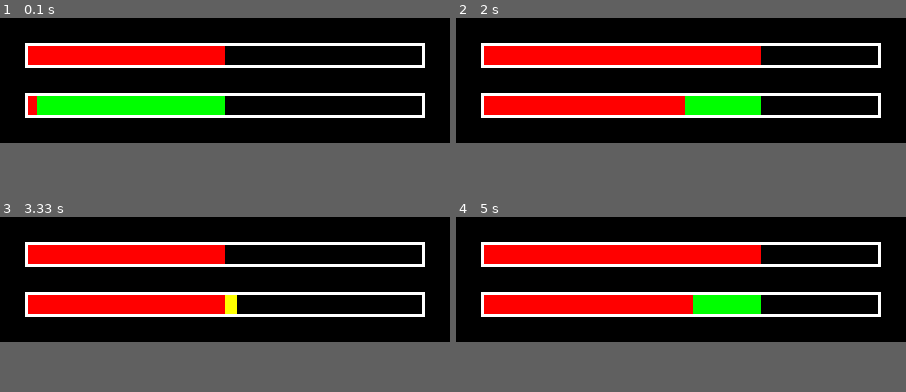
Above: before the commit, frames 1-4 (two rows, left to right).
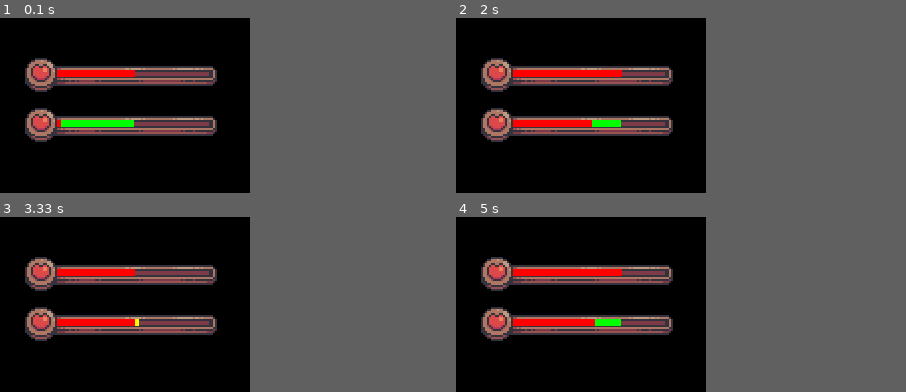
Above: after the commit, the same moments.

Repository: PDT-BIN/PYTHON_PYGAME
Game: pygame game, started from HEALTH BAR/source/game.py
The game is run twice, just before and just after one commit, with the same random seed, the same clock (stepped at 60 frames per second) and the same inputs.
Inputs:
- Up to frame 1 (0.1 s): no input
- Up to frame 2 (2 s): hold Up 0.33-0.8 s; hold Down 0.83-1.13 s; hold Up 1.17-1.53 s; hold Down 1.57-1.93 s; hold Up from 1.97 s (still down)
- Up to frame 3 (3.33 s): release Up at 2.27 s; hold Down 2.3-2.6 s; hold Up 2.63-3 s; hold Down from 3.03 s (still down)
- Up to frame 4 (5 s): release Down at 3.4 s; hold Up 3.43-3.73 s; hold Down 3.77-4.07 s; hold Up 4.1-4.47 s; hold Down 4.5-4.87 s; hold Up from 4.9 s (still down)
In our replay, the window is 450x125 before the commit and 250x175 after it. These sizes can differ from the game's own. Grey fills any space a smaller window leaves; there, only what the larger window draws over its background counts as a difference.

The runs differ from the first frame. In frame 1, 25% of the frame differs, in the area x 5-95%, y 14-71%; in frame 2, 29%; in frame 3, 25%; in frame 4, 29%.

Commit message:
UPDATE HEALTH BAR

Diff:
--- a/HEALTH BAR/source/game.py
+++ b/HEALTH BAR/source/game.py
@@ -8,12 +8,13 @@
 
     def __init__(self):
         # CORE.
-        BAR_WIDTH, BAR_HEIGHT = 400, 25
+        self.image = pg.image.load('image/HEALTH_BAR.png').convert_alpha()
+        self.rect = self.image.get_rect(topleft=(25, 25))
+        # INFORMATION.
+        BAR_WIDTH, BAR_HEIGHT = 156, 7
         self.MAX_HEALTH, self.cur_health = 1000, 500
+        self.health_rect = pg.Rect(25 + 32, 25 + 27, 0, BAR_HEIGHT)
         self.RATIO = BAR_WIDTH / self.MAX_HEALTH
-        # RECT.
-        self.rect = pg.Rect(25, 25, 0, BAR_HEIGHT)
-        self.frame_rect = pg.Rect(25, 25, BAR_WIDTH, BAR_HEIGHT)
 
     def update(self, quantity: int):
         self.cur_health += quantity
@@ -26,61 +27,62 @@
         return int(value * self.RATIO)
 
     def draw(self):
-        # UPDATE INFORMATION.
-        self.rect.width = self.ratio(self.cur_health)
+        # UPDATE RECT.
+        self.health_rect.width = self.ratio(self.cur_health)
         # DRAW.
-        pg.draw.rect(screen, '#FF0000', self.rect)
-        pg.draw.rect(screen, '#FFFFFF', self.frame_rect, 3)
+        screen.blit(self.image, self.rect)
+        pg.draw.rect(screen, 'RED', self.health_rect)
 
 
 class AnimatingHealthBar:
 
     def __init__(self):
         # CORE.
-        BAR_WIDTH, BAR_HEIGHT = 400, 25
+        self.image = pg.image.load('image/HEALTH_BAR.png').convert_alpha()
+        self.rect = self.image.get_rect(topleft=(25, 75))
+        # INFORMATION.
+        BAR_WIDTH, BAR_HEIGHT = 156, 7
         self.MAX_HEALTH, self.cur_health = 1000, 0
+        self.health_rect = pg.Rect(25 + 32, 75 + 27, 0, BAR_HEIGHT)
         self.RATIO = BAR_WIDTH / self.MAX_HEALTH
-        # RECT
-        self.rect = pg.Rect(25, 75, 0, BAR_HEIGHT)
-        self.frame_rect = pg.Rect(25, 75, BAR_WIDTH, BAR_HEIGHT)
         # ANIMATION.
-        self.aim_health, self.SPEED = 500, 5
-        self.gap_rect = pg.Rect(0, 75, 0, BAR_HEIGHT)
+        self.tar_health, self.SPEED = 500, 5
+        self.gap_rect = pg.Rect(0, 75 + 27, 0, BAR_HEIGHT)
 
     def update(self, quantity: int):
-        self.aim_health += quantity
-        if self.aim_health < 0:
-            self.aim_health = 0
-        if self.aim_health > self.MAX_HEALTH:
-            self.aim_health = self.MAX_HEALTH
+        self.tar_health += quantity
+        if self.tar_health < 0:
+            self.tar_health = 0
+        elif self.tar_health > self.MAX_HEALTH:
+            self.tar_health = self.MAX_HEALTH
 
     def ratio(self, value: int):
         return int(value * self.RATIO)
 
     def draw(self):
         # GAP INFORMATION.
-        gap_color = '#FF0000'
-        # GET HEALTH | DAMAGE.
-        if self.cur_health < self.aim_health:
+        gap_color = 'RED'
+        # UPDATE HEALTH.
+        if self.cur_health < self.tar_health:
             self.cur_health += self.SPEED
-            gap_color = '#00FF00'
-        elif self.cur_health > self.aim_health:
+            gap_color = 'GREEN'
+        elif self.cur_health > self.tar_health:
             self.cur_health -= self.SPEED
-            gap_color = '#FFFF00'
-        # UPDATE INFORMATION.
-        self.rect.width = self.ratio(self.cur_health)
-        gap_width = self.ratio(self.aim_health - self.cur_health)
-        self.gap_rect.x = self.rect.right + (0 if gap_width > 0 else gap_width)
+            gap_color = 'YELLOW'
+        # UPDATE RECT.
+        self.health_rect.width = self.ratio(self.cur_health)
+        gap_width = self.ratio(self.tar_health - self.cur_health)
+        self.gap_rect.x = self.health_rect.right + gap_width * (gap_width < 0)
         self.gap_rect.width = abs(gap_width)
         # DRAW.
-        pg.draw.rect(screen, '#FF0000', self.rect)
+        screen.blit(self.image, self.rect)
+        pg.draw.rect(screen, 'RED', self.health_rect)
         pg.draw.rect(screen, gap_color, self.gap_rect)
-        pg.draw.rect(screen, '#FFFFFF', self.frame_rect, 3)
 
 
 # DISPLAY.
 pg.init()
-screen = pg.display.set_mode((450, 125))
+screen = pg.display.set_mode((250, 175))
 pg.display.set_caption('Health Bar Simulation')
 pg.display.set_icon(pg.image.load('image/HEART.png').convert_alpha())
 # SYSTEM.
--- a/HEALTH BAR/source/game_update.py
+++ /dev/null
@@ -1,115 +0,0 @@
-from sys import exit
-
-import pygame as pg
-
-
-# HEALTH BAR.
-class StaticHealthBar:
-
-    def __init__(self):
-        # CORE.
-        self.image = pg.image.load('image/HEALTH_BAR.png').convert_alpha()
-        self.rect = self.image.get_rect(topleft=(25, 25))
-        # INFORMATION.
-        BAR_WIDTH, BAR_HEIGHT = 156, 7
-        self.MAX_HEALTH, self.cur_health = 1000, 500
-        self.health_rect = pg.Rect(25 + 32, 25 + 27, 0, BAR_HEIGHT)
-        self.RATIO = BAR_WIDTH / self.MAX_HEALTH
-
-    def update(self, quantity: int):
-        self.cur_health += quantity
-        if self.cur_health < 0:
-            self.cur_health = 0
-        elif self.cur_health > self.MAX_HEALTH:
-            self.cur_health = self.MAX_HEALTH
-
-    def ratio(self, value: int):
-        return int(value * self.RATIO)
-
-    def draw(self):
-        # UPDATE RECT.
-        self.health_rect.width = self.ratio(self.cur_health)
-        # DRAW.
-        screen.blit(self.image, self.rect)
-        pg.draw.rect(screen, 'RED', self.health_rect)
-
-
-class AnimatingHealthBar:
-
-    def __init__(self):
-        # CORE.
-        self.image = pg.image.load('image/HEALTH_BAR.png').convert_alpha()
-        self.rect = self.image.get_rect(topleft=(25, 75))
-        # INFORMATION.
-        BAR_WIDTH, BAR_HEIGHT = 156, 7
-        self.MAX_HEALTH, self.cur_health = 1000, 0
-        self.health_rect = pg.Rect(25 + 32, 75 + 27, 0, BAR_HEIGHT)
-        self.RATIO = BAR_WIDTH / self.MAX_HEALTH
-        # ANIMATION.
-        self.tar_health, self.SPEED = 500, 5
-        self.gap_rect = pg.Rect(0, 75 + 27, 0, BAR_HEIGHT)
-
-    def update(self, quantity: int):
-        self.tar_health += quantity
-        if self.tar_health < 0:
-            self.tar_health = 0
-        elif self.tar_health > self.MAX_HEALTH:
-            self.tar_health = self.MAX_HEALTH
-
-    def ratio(self, value: int):
-        return int(value * self.RATIO)
-
-    def draw(self):
-        # GAP INFORMATION.
-        gap_color = 'RED'
-        # UPDATE HEALTH.
-        if self.cur_health < self.tar_health:
-            self.cur_health += self.SPEED
-            gap_color = 'GREEN'
-        elif self.cur_health > self.tar_health:
-            self.cur_health -= self.SPEED
-            gap_color = 'YELLOW'
-        # UPDATE RECT.
-        self.health_rect.width = self.ratio(self.cur_health)
-        gap_width = self.ratio(self.tar_health - self.cur_health)
-        self.gap_rect.x = self.health_rect.right + gap_width * (gap_width < 0)
-        self.gap_rect.width = abs(gap_width)
-        # DRAW.
-        screen.blit(self.image, self.rect)
-        pg.draw.rect(screen, 'RED', self.health_rect)
-        pg.draw.rect(screen, gap_color, self.gap_rect)
-
-
-# DISPLAY.
-pg.init()
-screen = pg.display.set_mode((250, 175))
-pg.display.set_caption('Health Bar Simulation')
-pg.display.set_icon(pg.image.load('image/HEART.png').convert_alpha())
-# SYSTEM.
-clock = pg.time.Clock()
-
-# ENTITY.
-player_1 = StaticHealthBar()
-player_2 = AnimatingHealthBar()
-
-# MAIN.
-while True:
-    # EVENT.
-    for event in pg.event.get():
-        if event.type == pg.QUIT:
-            pg.quit()
-            exit()
-        if event.type == pg.KEYDOWN:
-            if event.key == pg.K_UP:
-                player_1.update(200)
-                player_2.update(200)
-            if event.key == pg.K_DOWN:
-                player_1.update(-200)
-                player_2.update(-200)
-    # UPDATE & DRAW.
-    screen.fill('#000000')
-    player_1.draw()
-    player_2.draw()
-    # SYSTEM.
-    pg.display.update()
-    clock.tick(60)
